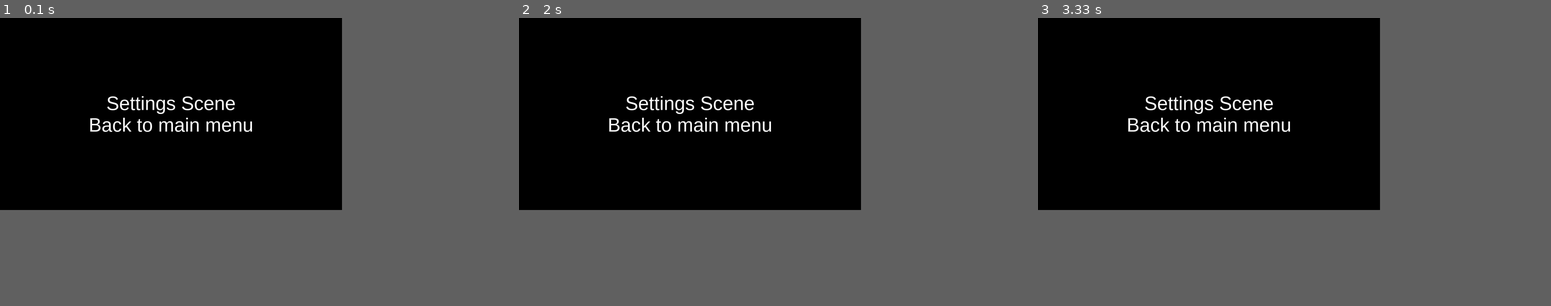
Above: before the commit, frames 1-3 (left to right).
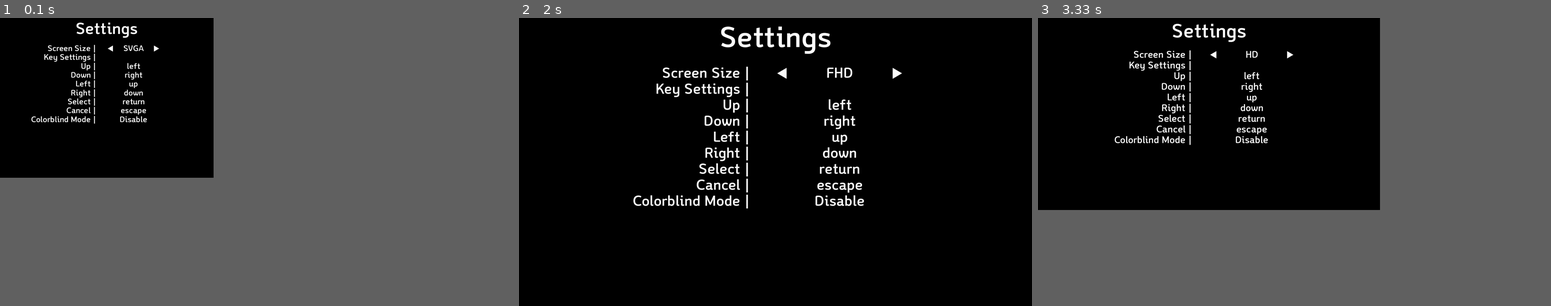
Above: after the commit, the same moments.

Repository: RuneLune/UNO-with-Pygame
Game: pygame game, started from src/app.py
Same seed, same stepped clock (60 frames per second), same inputs: the game is played once before the commit and once after it.
Inputs (mouse positions are in pixels of both pictures, inside the frame that each line leads up to):
- Up to frame 1 (0.1 s): no input
- Up to frame 2 (2 s): click (626, 49) at 0.38 s, where only the run after the commit has a clickable "◀"; click (898, 72) at 0.72 s, where only the run after the commit has a clickable "▶"; click (678, 49) at 1.05 s, where only the run after the commit has a clickable "▶"; click (693, 55) at 1.38 s, where only the run after the commit has a clickable "◀"; click (626, 49) at 1.72 s, where only the run after the commit has a clickable "◀"
- Up to frame 3 (3.33 s): click (1299, 72) at 2.05 s, where only the run after the commit has a clickable "◀"; click (1289, 55) at 2.38 s, where only the run after the commit has a clickable "▶"; click (1299, 72) at 2.72 s, where only the run after the commit has a clickable "◀"
In frame 1 the window is 900x506 before the commit and 562x421 after it. Grey fills any space a smaller window leaves; there, only what the larger window draws over its background counts as a difference.

The runs differ from the first frame. In frame 1, 2.1% of the frame differs, in the area x 6-50%, y 1-40%; in frame 2, 4.1%, in the area x 17-75%, y 2-67%; in frame 3, 2.4%.

Commit message:
기본적인 설정창 레이아웃 및 해상도 변경 기능 적용

Diff:
--- a/settings.json
+++ b/settings.json
@@ -1 +1 @@
-{"screen_size": [1280, 720], "key_settings": {"left": 1073741904, "right": 1073741903, "up": 1073741906, "down": 1073741905, "select": 13, "cancel": 27}, "colorblind_mode": false}
+{"screen_size": "SVGA", "key_settings": {"left": 1073741904, "right": 1073741903, "up": 1073741906, "down": 1073741905, "select": 13, "cancel": 27}, "colorblind_mode": false}
--- a/src/app.py
+++ b/src/app.py
@@ -11,16 +11,19 @@
 
 settings = Settings()
 
-screen_size = settings.get_settings().get("screen_size", None)
-screen = pygame.display.set_mode(screen_size)
+screen = pygame.display.set_mode(settings.get_screen_resolution())
 
 fps = 60
 clock = pygame.time.Clock()
 current_scene = "settings"
 
-scenes = {"main": main_scene, "start": start_scene, "settings": Settings_Scene(screen)}
+scenes = {
+    "main": main_scene,
+    "start": start_scene,
+    "settings": Settings_Scene(settings),
+}
 
-pygame.display.set_caption("main")
+pygame.display.set_caption("UNO with Pygame")
 
 # Main loop
 running = True
@@ -28,15 +31,16 @@
     scenes[current_scene].draw()
 
     for event in pygame.event.get():
-        scenes[current_scene].handle(event)
+        if event.type == pygame.QUIT:
+            running = False
+            pygame.quit()
+            sys.exit()
+        else:
+            res = scenes[current_scene].handle(event)
 
-    # res = scenes[scene]()
-    # if res[0] == "scene":
-    #     scene = res[1]
-    #     pygame.display.set_caption(res[1])
-    # elif res[0] == "exit":
-    #     pygame.quit()
-    #     sys.exit()
+    if res[0] == "scene":
+        scene = res[1]
+        pygame.display.set_caption(res[1])
 
     # Update screen
     pygame.display.update()
--- a/src/settings_function.py
+++ b/src/settings_function.py
@@ -6,7 +6,7 @@
 
 
 initial_settings = {
-    "screen_size": (1280, 720),
+    "screen_size": "SVGA",
     "key_settings": {
         "left": pygame.K_LEFT,
         "right": pygame.K_RIGHT,
@@ -43,6 +43,9 @@
             except BaseException:
                 # Error occurred while loading settings from file
                 pass
+        self.__screen_resolution = self.get_screen_size(
+            self.__settings.get("screen_size", None)
+        )
 
     # Settings reset method
     def reset_settings(self):
@@ -59,26 +62,70 @@
             # Return -1 if an error occurred
             return -1
 
+        self.load_settings()
         # Return 0 if save was successful
         return 0
 
     def get_settings(self):
         return copy.deepcopy(self.__settings)
 
+    def get_screen_size(self, screen_type):
+        if screen_type == "SVGA":
+            return (800, 600)
+        elif screen_type == "HD":
+            return (1280, 720)
+        elif screen_type == "FHD":
+            return (1920, 1080)
+        elif screen_type == "Full Screen":
+            return (
+                ctypes.windll.user32.GetSystemMetrics(0),
+                ctypes.windll.user32.GetSystemMetrics(1),
+            )
+        else:
+            self.__settings.update(screen_size="SVGA")
+            return (800, 600)
+
+    def get_screen_resolution(self):
+        return self.__screen_resolution
+
+    def lower_screen_size(self):
+        if self.__settings.get("screen_size", None) == "SVGA":
+            self.__settings.update(screen_size="FHD")
+            self.__FHD()
+        elif self.__settings.get("screen_size", None) == "HD":
+            self.__settings.update(screen_size="SVGA")
+            self.__SVGA()
+        elif self.__settings.get("screen_size", None) == "FHD":
+            self.__settings.update(screen_size="HD")
+            self.__HD()
+        self.save_settings()
+
+    def higher_screen_size(self):
+        if self.__settings.get("screen_size", None) == "SVGA":
+            self.__settings.update(screen_size="HD")
+            self.__HD()
+        elif self.__settings.get("screen_size", None) == "HD":
+            self.__settings.update(screen_size="FHD")
+            self.__FHD()
+        elif self.__settings.get("screen_size", None) == "FHD":
+            self.__settings.update(screen_size="SVGA")
+            self.__SVGA()
+        self.save_settings()
+
     # 800*600 Screen
-    def SVGA(self):
-        self.__settings.update(screen_size=(800, 600))
+    def __SVGA(self):
+        self.__screen_resolution = (800, 600)
 
     # 1280*720 Screen
-    def HD(self):
-        self.__settings.update(screen_size=(1280, 720))
+    def __HD(self):
+        self.__screen_resolution = (1280, 720)
 
     # 1920*1080 Screen
-    def FHD(self):
-        self.__settings.update(screen_size=(1920, 1080))
+    def __FHD(self):
+        self.__screen_resolution = (1920, 1080)
 
     # Fullscreen
-    def fullScreen(self):
+    def __fullScreen(self):
         user32 = ctypes.windll.user32
         self.__settings.update(
             screen_size=(user32.GetSystemMetrics(0), user32.GetSystemMetrics(1))
--- a/src/settings_scene.py
+++ b/src/settings_scene.py
@@ -1,8 +1,6 @@
 import pygame
-import sys
 
 import colors
-from settings_function import Settings
 
 
 class Settings_Scene:
@@ -15,43 +13,167 @@
         cls.Inst_created += 1
         return super().__new__(cls)
 
-    def __init__(self, screen):
-        self.__menu_options = ["Back to main menu"]
-        self.__menu_text = []
-        self.__menu_rect = []
-        self.__screen = screen
+    def __init__(self, settings):
+        self.__menu_options = [
+            "Screen Size |",
+            "Key Settings |",
+            "Up |",
+            "Down |",
+            "Left |",
+            "Right |",
+            "Select |",
+            "Cancel |",
+            "Colorblind Mode |",
+        ]
+        self.__settings = settings
         self.refresh()
         return super().__init__()
 
-    def load_settings(self):
-        self.__settings = Settings().get_settings()
-        return None
-
     def render(self):
-        screen_size = self.__settings.get("screen_size", None)
-
-        self.__title_font = pygame.font.SysFont("Arial", round(screen_size[1] / 10))
-        self.__menu_font = pygame.font.SysFont("Arial", round(screen_size[1] / 10))
-
-        self.__title_text = self.__title_font.render(
-            "Settings Scene", True, colors.white
+        settings = self.__settings.get_settings()
+        screen_size = self.__settings.get_screen_resolution()
+
+        self.__title_font = pygame.font.Font(
+            "res/font/MainFont.ttf", round(screen_size[1] / 10)
         )
+        self.__menu_font = pygame.font.Font(
+            "res/font/MainFont.ttf", round(screen_size[1] / 20)
+        )
+
+        # self.__title_font = pygame.font.SysFont("Arial", round(screen_size[1] / 10))
+        # self.__menu_font = pygame.font.SysFont("Arial", round(screen_size[1] / 20))
+
+        self.__title_text = self.__title_font.render("Settings", True, colors.white)
         self.__title_rect = self.__title_text.get_rect()
         self.__title_rect.centerx = self.__screen.get_rect().centerx
-        self.__title_rect.bottom = self.__screen.get_rect().centery
+        self.__title_rect.bottom = self.__screen.get_rect().centery / 4
 
         for i in range(len(self.__menu_options)):
             self.__menu_text.append(
                 self.__menu_font.render(self.__menu_options[i], True, colors.white)
             )
             self.__menu_rect.append(self.__menu_text[i].get_rect())
-            self.__menu_rect[i].centerx = self.__screen.get_rect().centerx
-            self.__menu_rect[i].top = self.__screen.get_rect().centery
-            +i * screen_size[1] / (3 * len(self.__menu_options))
+            self.__menu_rect[i].right = self.__screen.get_rect().centerx * 0.9
+            self.__menu_rect[
+                i
+            ].top = self.__screen.get_rect().centery / 3 + i * screen_size[1] / (
+                2 * len(self.__menu_options)
+            )
+            if i == 0:  # Screen Size
+                self.__setting_text.append(
+                    self.__menu_font.render(
+                        settings.get("screen_size", None), True, colors.white
+                    )
+                )
+                self.__button_text.append(
+                    self.__menu_font.render("◀", True, colors.white)
+                )
+                self.__button_rect.append(self.__button_text[-1].get_rect())
+                self.__button_rect[-1].left = self.__screen.get_rect().centerx
+                self.__button_rect[
+                    -1
+                ].top = self.__screen.get_rect().centery / 3 + i * screen_size[1] / (
+                    2 * len(self.__menu_options)
+                )
+                self.__button_text.append(
+                    self.__menu_font.render("▶", True, colors.white)
+                )
+                self.__button_rect.append(self.__button_text[-1].get_rect())
+                self.__button_rect[-1].right = self.__screen.get_rect().centerx * 1.5
+                self.__button_rect[
+                    -1
+                ].top = self.__screen.get_rect().centery / 3 + i * screen_size[1] / (
+                    2 * len(self.__menu_options)
+                )
+            elif i == 2:  # Key Settings - Left
+                self.__setting_text.append(
+                    self.__menu_font.render(
+                        pygame.key.name(
+                            settings.get("key_settings", None).get("left", None)
+                        ),
+                        True,
+                        colors.white,
+                    )
+                )
+            elif i == 3:  # Key Settings - Right
+                self.__setting_text.append(
+                    self.__menu_font.render(
+                        pygame.key.name(
+                            settings.get("key_settings", None).get("right", None)
+                        ),
+                        True,
+                        colors.white,
+                    )
+                )
+            elif i == 4:  # Key Settings - Up
+                self.__setting_text.append(
+                    self.__menu_font.render(
+                        pygame.key.name(
+                            settings.get("key_settings", None).get("up", None)
+                        ),
+                        True,
+                        colors.white,
+                    )
+                )
+            elif i == 5:  # Key Settings - Down
+                self.__setting_text.append(
+                    self.__menu_font.render(
+                        pygame.key.name(
+                            settings.get("key_settings", None).get("down", None)
+                        ),
+                        True,
+                        colors.white,
+                    )
+                )
+            elif i == 6:  # Key Settings - Select
+                self.__setting_text.append(
+                    self.__menu_font.render(
+                        pygame.key.name(
+                            settings.get("key_settings", None).get("select", None)
+                        ),
+                        True,
+                        colors.white,
+                    )
+                )
+            elif i == 7:  # Key Settings - Cancel
+                self.__setting_text.append(
+                    self.__menu_font.render(
+                        pygame.key.name(
+                            settings.get("key_settings", None).get("cancel", None)
+                        ),
+                        True,
+                        colors.white,
+                    )
+                )
+            elif i == 8:  # Colorblind Mode
+                if settings.get("colorblind_mode", None) is True:
+                    text = "Enable"
+                else:
+                    text = "Disable"
+                self.__setting_text.append(
+                    self.__menu_font.render(text, True, colors.white)
+                )
+            else:
+                self.__setting_text.append(
+                    self.__menu_font.render("", True, colors.white)
+                )
+            self.__setting_rect.append(self.__setting_text[i].get_rect())
+            self.__setting_rect[i].centerx = self.__screen.get_rect().centerx * 1.25
+            self.__setting_rect[
+                i
+            ].top = self.__screen.get_rect().centery / 3 + i * screen_size[1] / (
+                2 * len(self.__menu_options)
+            )
         return None
 
     def refresh(self):
-        self.load_settings()
+        self.__screen = pygame.display.set_mode(self.__settings.get_screen_resolution())
+        self.__menu_text = []
+        self.__menu_rect = []
+        self.__setting_text = []
+        self.__setting_rect = []
+        self.__button_text = []
+        self.__button_rect = []
         self.render()
         return None
 
@@ -60,24 +182,36 @@
         self.__screen.blit(self.__title_text, self.__title_rect)
         for i in range(len(self.__menu_text)):
             self.__screen.blit(self.__menu_text[i], self.__menu_rect[i])
+        for i in range(len(self.__setting_text)):
+            self.__screen.blit(self.__setting_text[i], self.__setting_rect[i])
+        for i in range(len(self.__button_text)):
+            self.__screen.blit(self.__button_text[i], self.__button_rect[i])
 
         return None
 
     def handle(self, event):
-        if event.type == pygame.QUIT:
-            pygame.quit()
-            sys.exit()
-        elif event.type == pygame.MOUSEBUTTONDOWN:
+        if event.type == pygame.MOUSEBUTTONDOWN:
             mouse_pos = pygame.mouse.get_pos()
-            for i in range(len(self.__menu_options)):
-                if self.__menu_rect[i].collidepoint(mouse_pos):
-                    return self.__menu_func(i)
-
-        return None
+            for i in range(len(self.__button_text)):
+                if self.__button_rect[i].collidepoint(mouse_pos):
+                    return self.__button_func(i)
+            # for i in range(len(self.__menu_options)):
+            #     if self.__menu_rect[i].collidepoint(mouse_pos):
+            #         return self.__menu_func(i)
+
+        return "continue"
 
     def __menu_func(self, i):
         if i == 0:  # Back
             return ("scene", "main")
         else:
             print(self.__menu_options[i] + " clicked")
-        return None
+        return ("continue", None)
+
+    def __button_func(self, i):
+        if i == 0:  # Lower Screen Resolution
+            self.__settings.lower_screen_size()
+        elif i == 1:  # Higher Screen Resolution
+            self.__settings.higher_screen_size()
+        self.refresh()
+        return ("continue", None)
Binary file added: res/font/MainFont.ttf
Binary file added: res/font/MainFont_Bold.ttf
Binary file added: res/font/NotoSans-Bold.ttf
Binary file added: res/font/NotoSans-Regular.ttf
Renamed: res/UNO-Back.png -> res/img/UNO-Back.png
Renamed: res/UNO-Front.png -> res/img/UNO-Front.png
Renamed: res/UNO-Zeros.png -> res/img/UNO-Zeros.png
Not shown, added: res/font/NotoSansTC-Bold.otf
Not shown, added: res/font/NotoSansTC-Medium.otf
